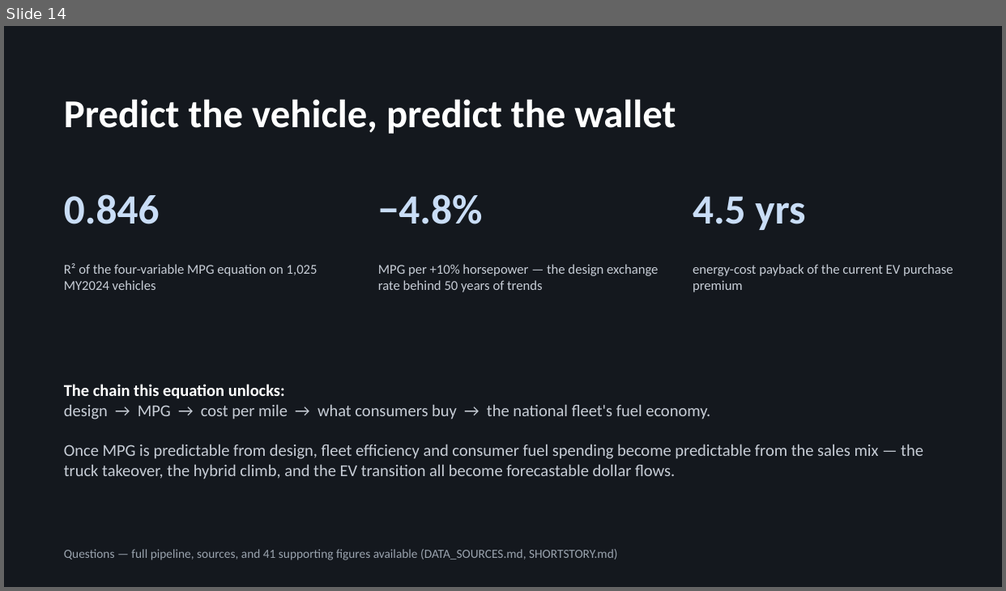
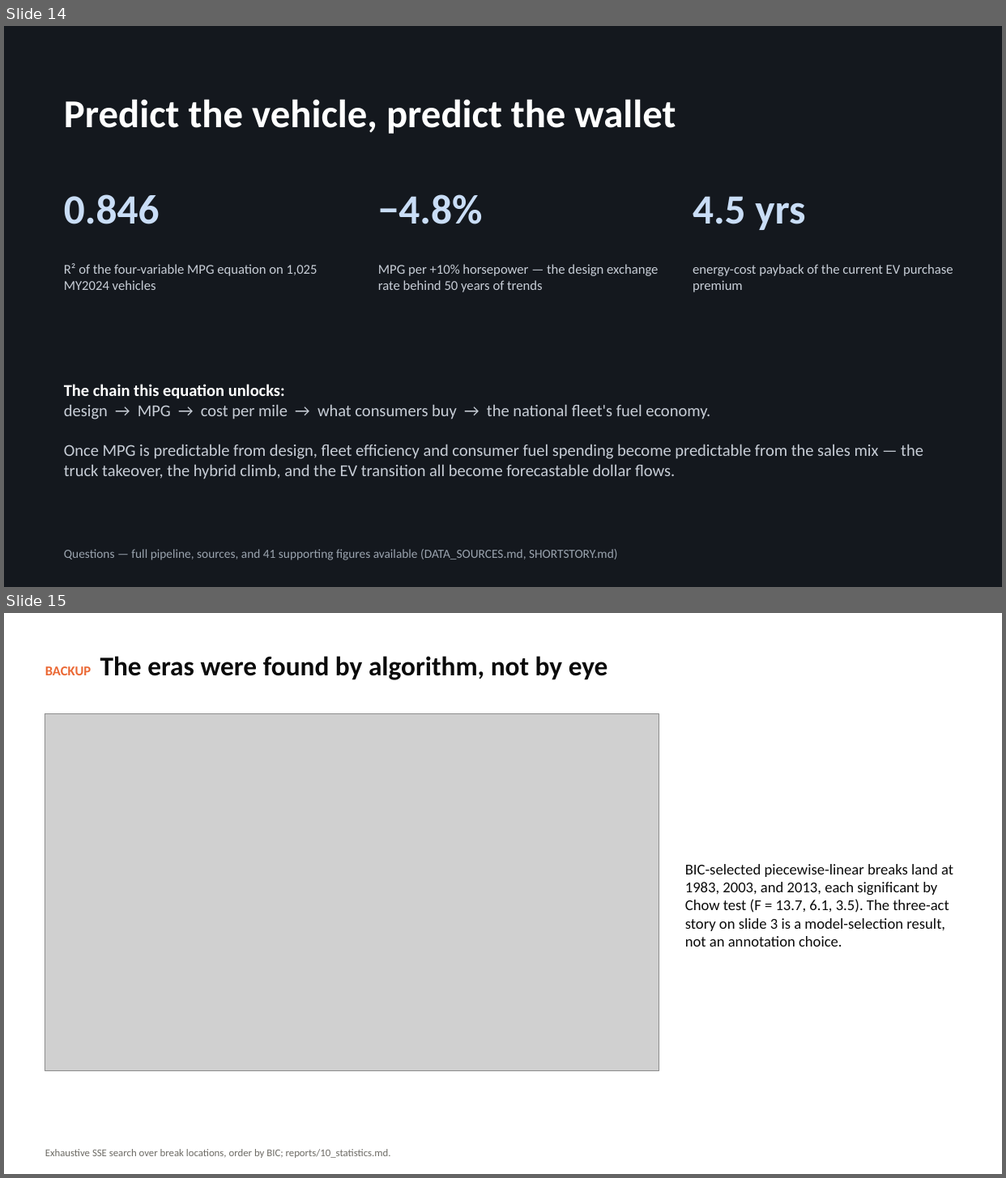
Before and after one commit to SCherwonik/OS3180, a slide deck: MPG Prediction Deck.pptx. Shown one above the other, each under a label of ours: slide 14 before the commit, slides 14 and 15 after it. The pictures are 1006x591 and 1006x1178 pixels, drawn with LibreOffice and Linux fonts; fonts in the diff are those of the drawing; grey boxes stand for pictures. Boxes give left, top, right and bottom in pixels: in the first picture for what was removed or moved away, otherwise in the second. Text is boxed around its words. In the diff, an @@ line names an element or a change of style, - is before the commit and + after.

```diff
--- a/MPG Prediction Deck.pptx
+++ b/MPG Prediction Deck.pptx
@@ slide 15 added at (4,613,1002,1174), background #FFFFFF @@
@@ text added at (45,656,608,680), 26 pt, text #0B0B0B, bold @@
+BACKUP The eras were found by algorithm, not by eye
@@ picture added at (45,714,659,1071) @@
@@ text added at (685,864,953,947), 14.5 pt, text #0B0B0B @@
+BIC-selected piecewise-linear breaks land at 1983, 2003, and 2013, each significant by Chow test (F = 13.7, 6.1, 3.5). The three-act story on slide 3 is a model-selection result, not an annotation choice.
@@ text added at (45,1149,391,1158), 10 pt, text #6E6C66 @@
+Exhaustive SSE search over break locations, order by BIC; reports/10_statistics.md.
```
Also in this commit, not shown: 5 other slides added, 7 other files.
